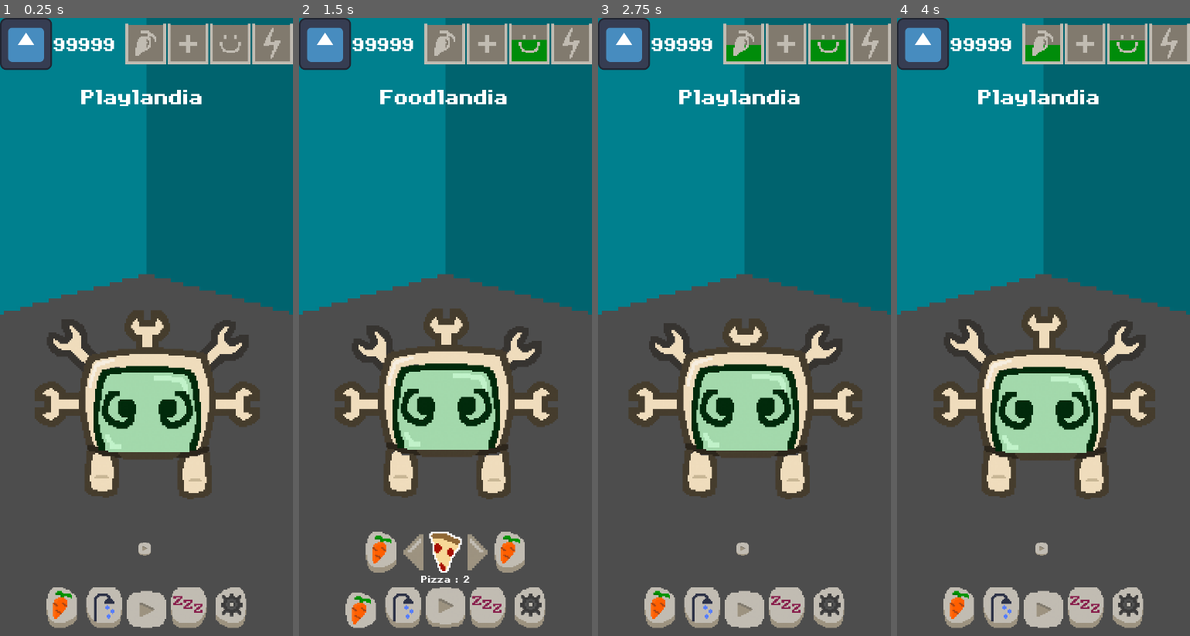
Above: before the commit, frames 1-4 (left to right).
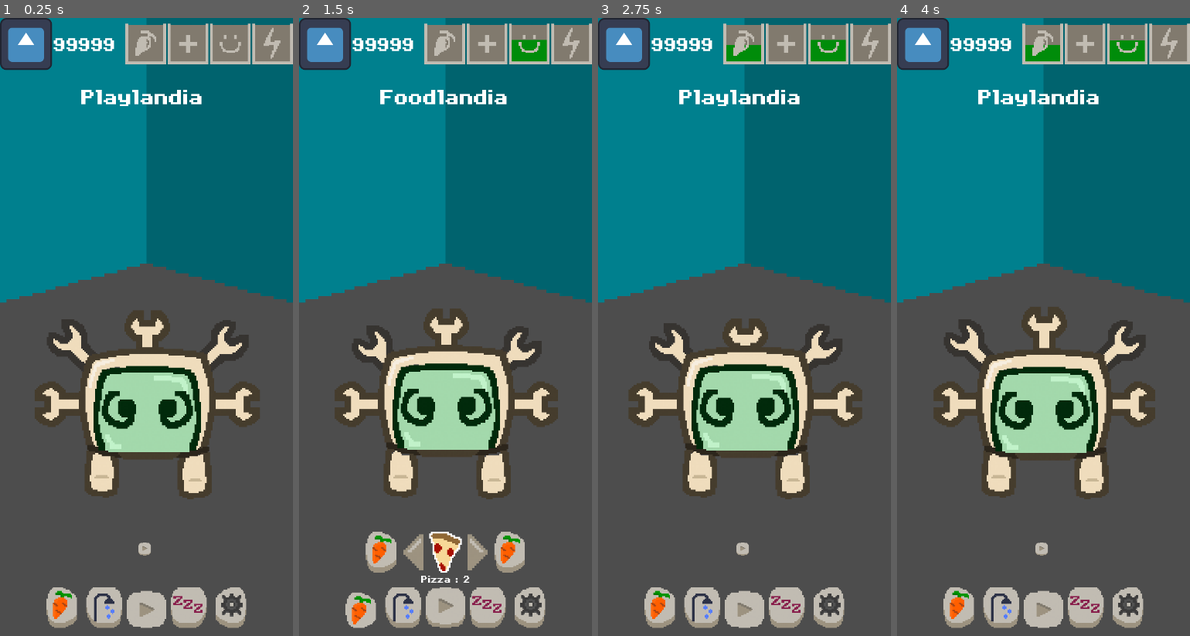
Above: after the commit, the same moments.

Repository: daniel-macias/mrduelm
Game: Godot game, scene res://Scenes/main.tscn
Same seed, same stepped clock (60 frames per second), same inputs: the game is played once before the commit and once after it. The engine's default icon, where the game draws it, is replaced by a stand-in: a white triangle on a blue panel in a dark square.
Inputs (mouse positions are in pixels of both pictures, inside the frame that each line leads up to):
- Up to frame 1 (0.25 s): no input
- Up to frame 2 (1.5 s): click (442, 549) at 0.5 s; click (360, 605) at 1.25 s
- Up to frame 3 (2.75 s): click (744, 605) at 2 s
- Up to frame 4 (4 s): click (1002, 605) at 2.75 s; click (1043, 605) at 3.5 s

The runs differ from the first frame. In frame 1, 1.7% of the frame differs, in the area x 0-100%, y 39-48%; in frame 2, 1.7%; in frame 3, 1.7%; in frame 4, 1.7%.

Commit message:
started working on outside and shop ui

Diff:
--- a/Scenes/main.tscn
+++ b/Scenes/main.tscn
@@ -37,8 +37,8 @@
 
 [node name="BG_Wall" type="Sprite2D" parent="."]
 self_modulate = Color(0, 0.501507, 0.556543, 1)
-position = Vector2(360, 1000)
-scale = Vector2(10, 10)
+position = Vector2(360, 900)
+scale = Vector2(8, 8)
 texture = ExtResource("30_iwp8k")
 
 [node name="Pet" parent="." instance=ExtResource("1_g06e1")]
@@ -443,3 +443,112 @@
 position = Vector2(355, 348)
 scale = Vector2(5, 5)
 texture = ExtResource("10_xt54n")
+
+[node name="Outside" type="CanvasLayer" parent="."]
+visible = false
+
+[node name="OutsideMenu" type="Control" parent="Outside"]
+layout_mode = 3
+anchors_preset = 15
+anchor_right = 1.0
+anchor_bottom = 1.0
+grow_horizontal = 2
+grow_vertical = 2
+
+[node name="BGColor" type="ColorRect" parent="Outside/OutsideMenu"]
+layout_mode = 1
+anchors_preset = 15
+anchor_right = 1.0
+anchor_bottom = 1.0
+grow_horizontal = 2
+grow_vertical = 2
+
+[node name="FoodShopBtn" type="TextureButton" parent="Outside/OutsideMenu"]
+layout_mode = 1
+anchors_preset = 8
+anchor_left = 0.5
+anchor_top = 0.5
+anchor_right = 0.5
+anchor_bottom = 0.5
+offset_left = -206.0
+offset_top = -304.0
+offset_right = -166.0
+offset_bottom = -264.0
+grow_horizontal = 2
+grow_vertical = 2
+scale = Vector2(5, 5)
+texture_normal = ExtResource("2_t4d30")
+ignore_texture_size = true
+stretch_mode = 5
+
+[node name="FurnitureShopBtn" type="TextureButton" parent="Outside/OutsideMenu"]
+layout_mode = 1
+anchors_preset = 8
+anchor_left = 0.5
+anchor_top = 0.5
+anchor_right = 0.5
+anchor_bottom = 0.5
+offset_left = -301.0
+offset_top = -2.99994
+offset_right = -261.0
+offset_bottom = 37.0001
+grow_horizontal = 2
+grow_vertical = 2
+scale = Vector2(5, 5)
+texture_normal = ExtResource("5_kml8w")
+ignore_texture_size = true
+stretch_mode = 5
+
+[node name="DoctorBtn" type="TextureButton" parent="Outside/OutsideMenu"]
+layout_mode = 1
+anchors_preset = 8
+anchor_left = 0.5
+anchor_top = 0.5
+anchor_right = 0.5
+anchor_bottom = 0.5
+offset_left = 34.0
+offset_top = -300.0
+offset_right = 74.0
+offset_bottom = -260.0
+grow_horizontal = 2
+grow_vertical = 2
+scale = Vector2(5, 5)
+texture_normal = ExtResource("3_vlkju")
+ignore_texture_size = true
+stretch_mode = 5
+
+[node name="BodyShopBtn" type="TextureButton" parent="Outside/OutsideMenu"]
+layout_mode = 1
+anchors_preset = 8
+anchor_left = 0.5
+anchor_top = 0.5
+anchor_right = 0.5
+anchor_bottom = 0.5
+offset_left = 139.0
+offset_top = -22.9999
+offset_right = 179.0
+offset_bottom = 17.0001
+grow_horizontal = 2
+grow_vertical = 2
+scale = Vector2(5, 5)
+texture_normal = ExtResource("6_lu5kk")
+ignore_texture_size = true
+stretch_mode = 5
+
+[node name="HouseBtn" type="TextureButton" parent="Outside/OutsideMenu"]
+layout_mode = 1
+anchors_preset = 8
+anchor_left = 0.5
+anchor_top = 0.5
+anchor_right = 0.5
+anchor_bottom = 0.5
+offset_left = -87.0
+offset_top = 464.0
+offset_right = -47.0
+offset_bottom = 504.0
+grow_horizontal = 2
+grow_vertical = 2
+scale = Vector2(5, 5)
+texture_normal = ExtResource("4_iuqi7")
+ignore_texture_size = true
+stretch_mode = 5
